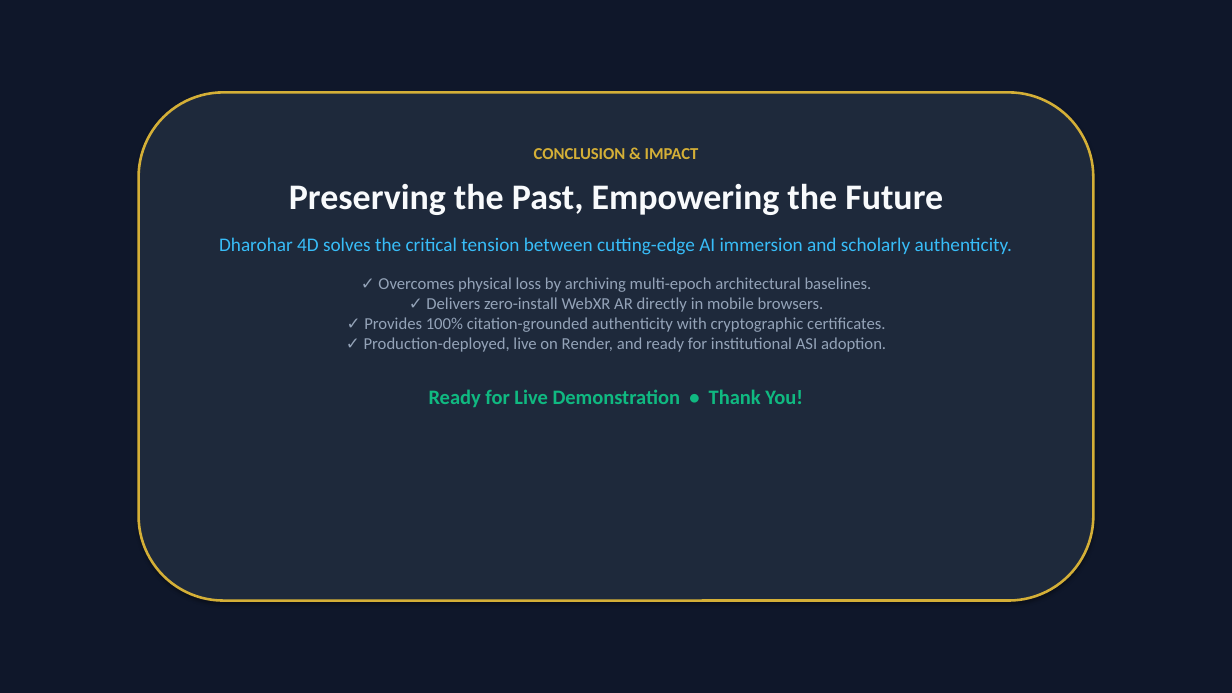
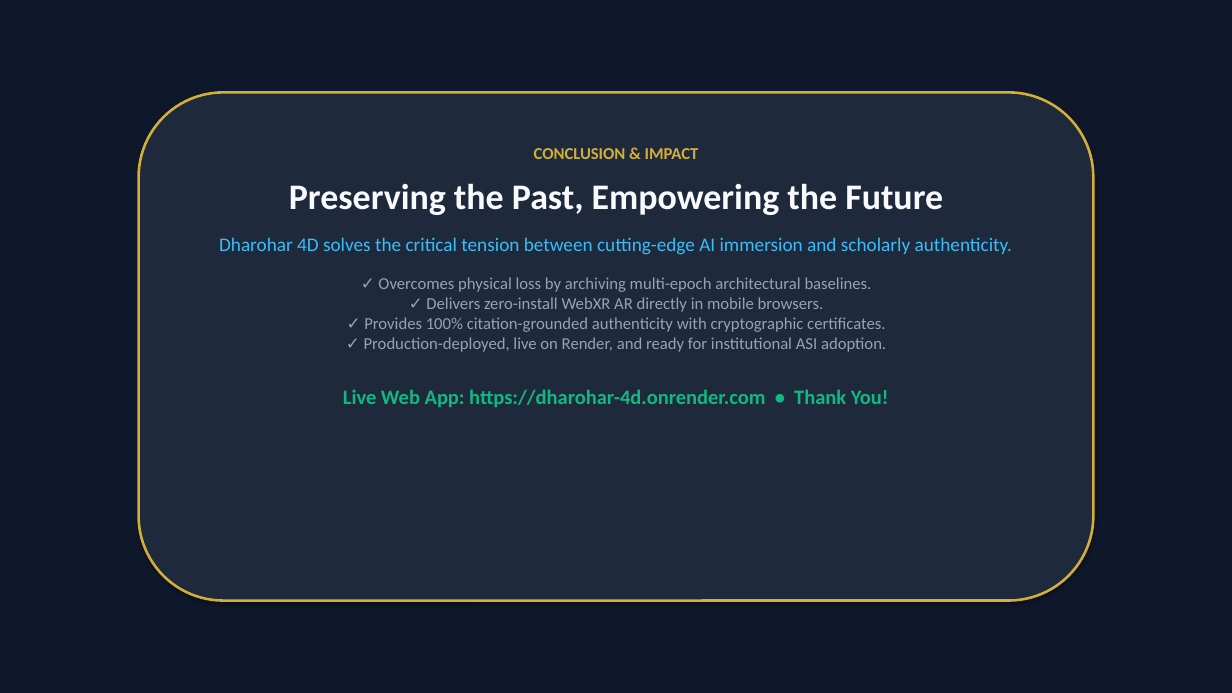
Before and after one commit to prachizala/dharohar-4d, a slide deck: slide 10 of Dharohar_4D_Presentation.pptx. Drawn at 1232x693 pixels with LibreOffice and Linux fonts; fonts in the diff are those of the drawing. Boxes give left, top, right and bottom in pixels: in the first picture for what was removed or moved away, otherwise in the second. Text is boxed around its words. In the diff, an @@ line names an element or a change of style, - is before the commit and + after.

Commit message:
docs: anchor exact live production URL https://dharohar-4d.onrender.com/ across README and pitch deck

```diff
--- a/Dharohar_4D_Presentation.pptx
+++ b/Dharohar_4D_Presentation.pptx
@@ text at (343,389,889,407): text changed @@
-Ready for Live Demonstration • Thank You!
+Live Web App: https://dharohar-4d.onrender.com • Thank You!
```
Also in this commit, not shown: 1 other slide changed, 3 other files.
